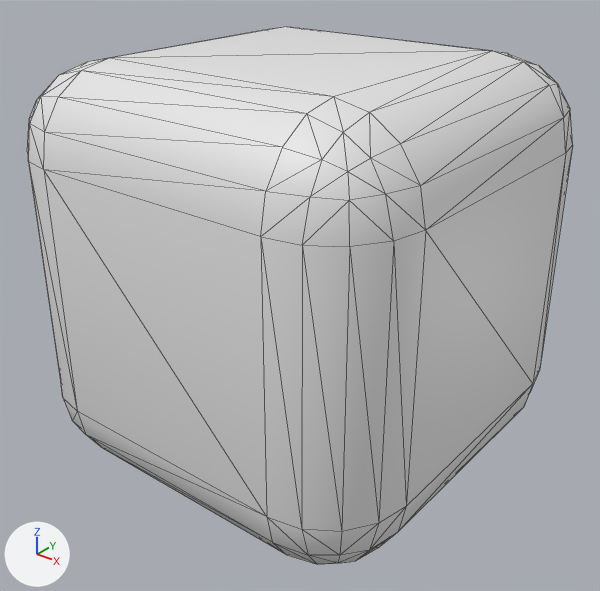
The glTF model monogameexport/Project2/Assets/test/box.glb as it was, and as the next commit left it.
Both versions are drawn from a 50 mm lens placed at (1.166, -1.476, 1.321), pointed at (0.012, -0.035, 0.428). The axes (+X, +Y, +Z) are drawn at lower left. The lights are the same throughout. Mesh edges are drawn as thin lines. Vertices at the same position are counted once.
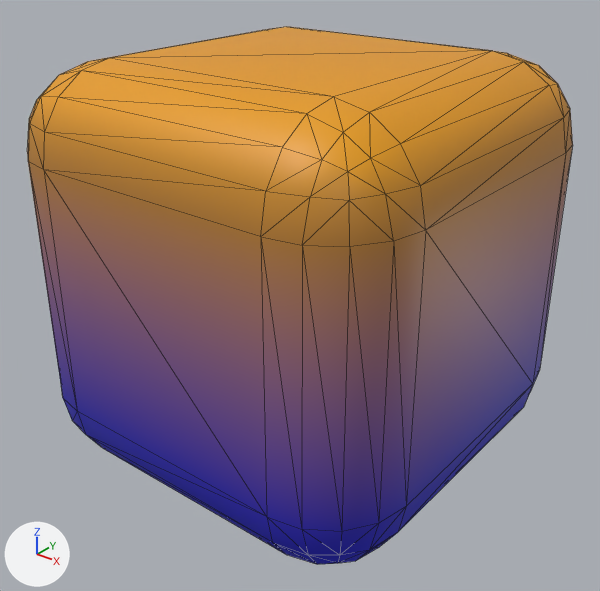
Diff of the bpy script that builds the scene:
```diff
--- a/monogameexport/Project2/Assets/test/box.glb.py
+++ b/monogameexport/Project2/Assets/test/box.glb.py
@@ mat_material @@
 n0 = _N.new('ShaderNodeBsdfPrincipled'); n0.name = 'Principled BSDF'
 n1 = _N.new('ShaderNodeOutputMaterial'); n1.name = 'Material Output'
+n2 = _N.new('ShaderNodeMix'); n2.name = 'Mix'
+n2.data_type = 'RGBA'
+n2.blend_type = 'MULTIPLY'
+n2.inputs[0].default_value = 1.0  # 'Factor'
+n2.inputs[7].default_value = (0.8, 0.8, 0.8, 1.0)  # 'B', white #e7e7e7
+n3 = _N.new('ShaderNodeVertexColor'); n3.name = 'Color Attribute'
 _L.new(n0.outputs[0], n1.inputs[0])  # 'BSDF' to 'Surface'
+_L.new(n2.outputs[2], n0.inputs[0])  # 'Result' to 'Base Color'
+_L.new(n3.outputs[0], n2.inputs[6])  # 'Color' to 'A'
@@ me_cube @@
 me_cube.from_pydata(...)  # 152 vertices, 300 faces; spans x -0.5..0.5, y -0.5..0.5, z 0.0..1.0
 # used by ob_cube; location = (0.0, 0.0, 0.0)
+# me_cube part 1: vertex colours changed
 me_cube.materials.append(mat_material)
```

Where the change shows, as pixel boxes (x1, y1, x2, y2) in the pictures (600 x 591 px):
'Cube', recoloured
    both: (27, 27, 573, 564)
